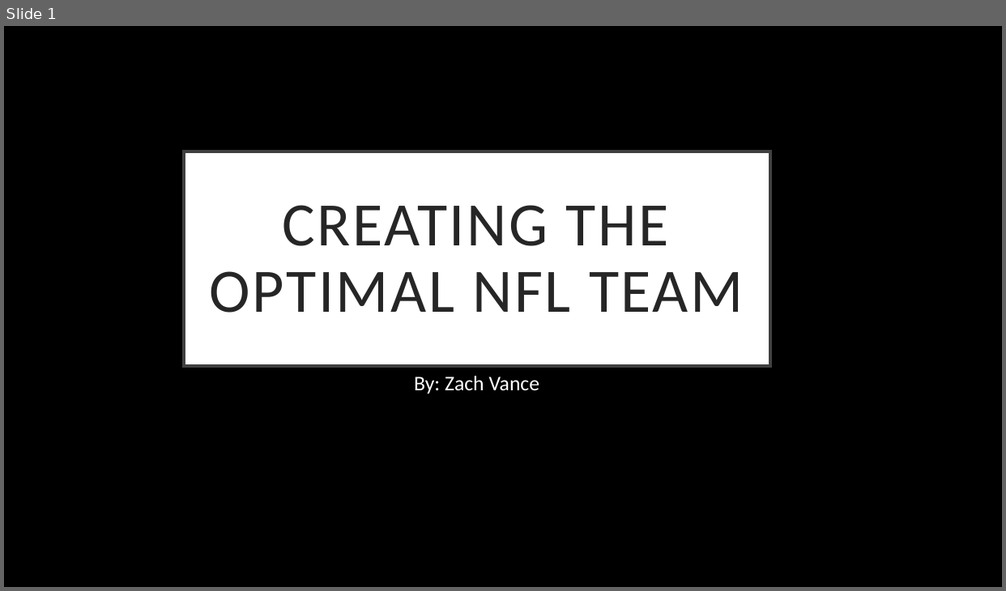
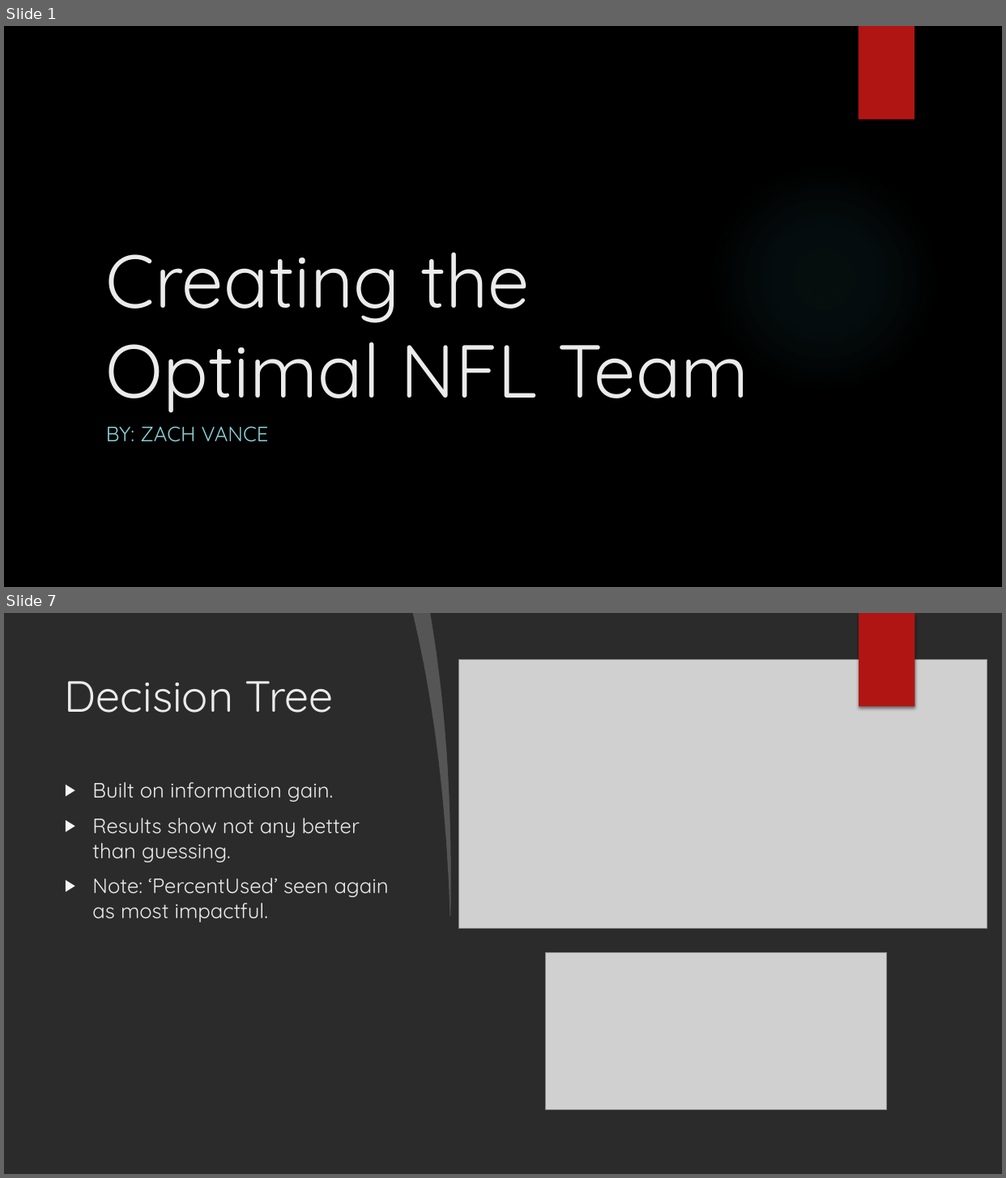
Before and after one commit to zvance1/win-now, a slide deck: presentation/projectPresentaion.pptx. Shown one above the other, each under a label of ours: slide 1 before the commit, slides 1 and 7 after it; the slides between them are not shown. The pictures are 1006x591 and 1006x1178 pixels, drawn with LibreOffice and Linux fonts; fonts in the diff are those of the drawing; grey boxes stand for pictures; background and template pictures are left out; a plain dark background stands for a picture behind light text. Boxes give left, top, right and bottom in pixels: in the first picture for what was removed or moved away, otherwise in the second. Text is boxed around its words. In the diff, an @@ line names an element or a change of style, - is before the commit and + after.

```diff
--- a/presentation/projectPresentaion.pptx
+++ b/presentation/projectPresentaion.pptx
@@ slide 7 added at <box>4,613,1002,1174</box>, background picture (left out) @@
@@ freeform shape added at <box>413,613,458,917</box>, fill #FFFFFF at 20% opacity @@
@@ freeform shape added at <box>430,613,1002,1174</box>, fill #FFFFFF @@
@@ rectangle added at <box>859,613,914,707</box>, fill #B01513 @@
@@ rectangle added at <box>859,613,915,707</box>, fill #B01513 @@
@@ picture added at <box>458,659,987,928</box> @@
@@ title added at <box>65,681,334,713</box>, 42 pt, text #EBEBEB @@
+Decision Tree
@@ ellipse added at <box>709,750,939,981</box>, fill gradient #F3F3F3 @@
@@ text added at <box>92,782,389,922</box>, 20 pt, text #EBEBEB @@
+▶ Built on information gain.
+▶ Results show not any better than guessing.
+▶ Note: ‘PercentUsed’ seen again as most impactful.
@@ picture added at <box>546,953,888,1111</box> @@
@@ slide 1 changed as well @@
@@ rectangle added at <box>859,26,914,120</box>, fill #B01513 @@
@@ title "Creating the Optimal NFL Team": place and size @@
-title "Creating the Optimal NFL Team" at <box>184,152,770,367</box>
+title "Creating the Optimal NFL Team" at <box>106,252,749,413</box>
@@ title "Creating the Optimal NFL Team" at <box>106,252,749,413</box>: vertical alignment middle to bottom; fill #FFFFFF to none; outline #404040 3 pt to none @@
@@ ellipse added at <box>709,163,939,394</box>, fill gradient #50B9C1 @@
@@ title at <box>106,252,749,413</box>: text changed; size 59.4 to 72 pt; font Calibri to Quicksand; text colour #262626 to #EBEBEB @@
-CREATING THE OPTIMAL NFL TEAM
+Creating the Optimal NFL Team
@@ subtitle at <box>106,426,269,442</box>: text changed; font Calibri to Quicksand; text colour #FFFFFF to #8AD0D6 @@
-By: Zach Vance
+BY: ZACH VANCE
```
Also in this commit, not shown: 8 other slides added, 1 slide removed, 2 other files.
